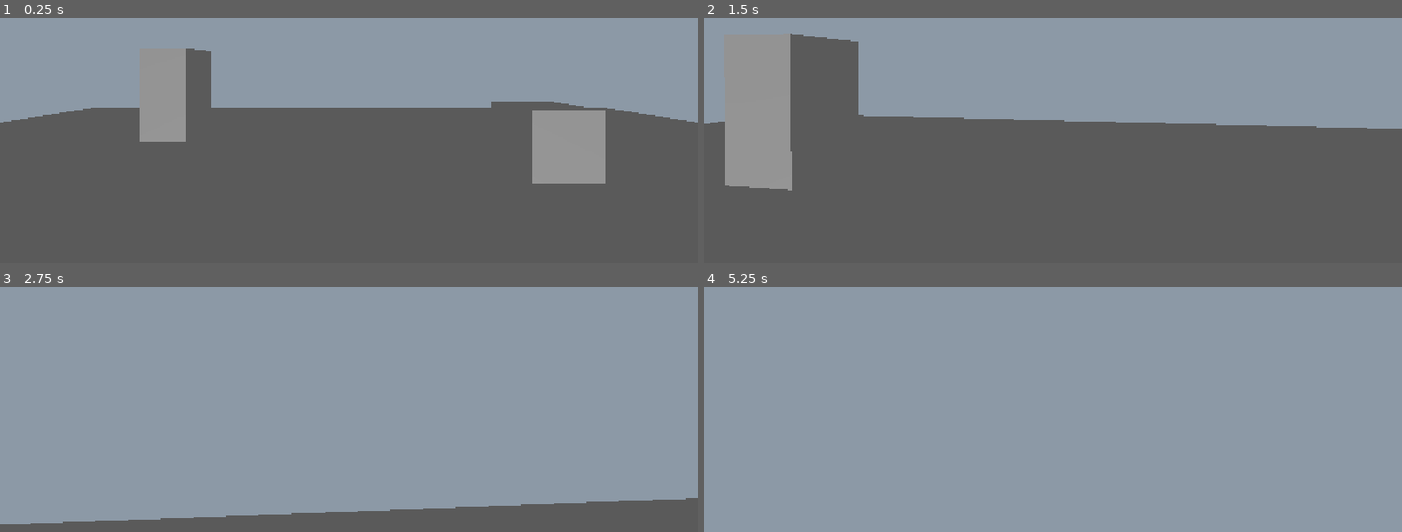
Above: before the commit, frames 1-4 (two rows, left to right).
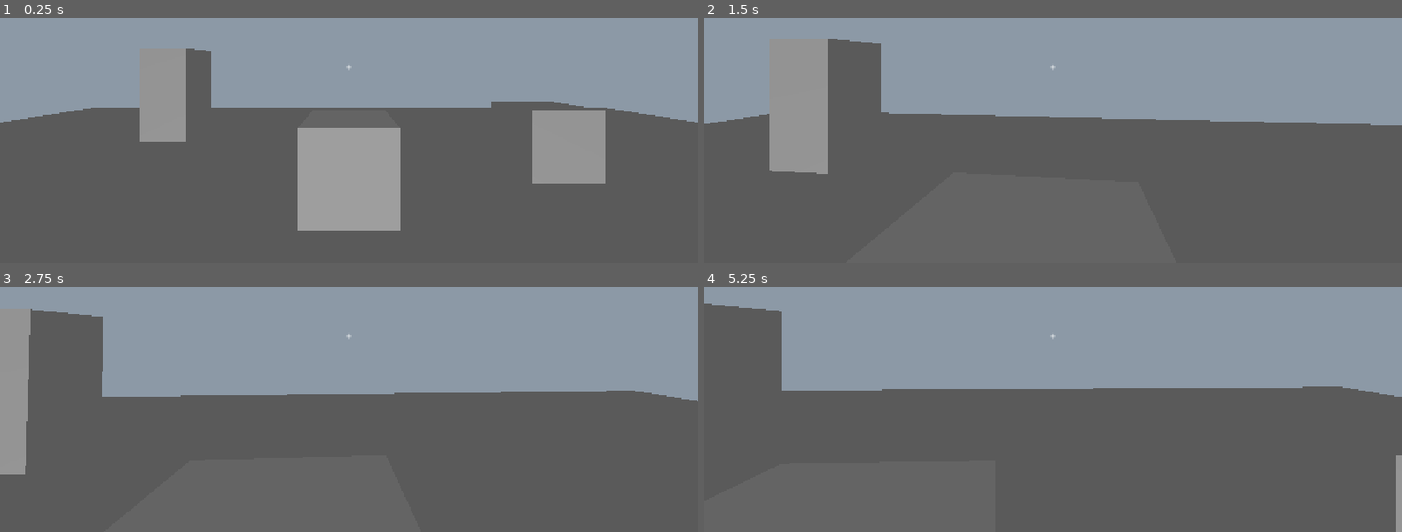
Above: after the commit, the same moments.

Repository: Hykev/game_dev_snacks
Game: Godot game, scene res://scenes/world/test_room.tscn
Two runs of this game, one before a commit and one after it. Both use one fixed random seed, a clock stepped at 60 frames per second and the inputs below.
Inputs (mouse positions are in pixels of both pictures, inside the frame that each line leads up to):
- Up to frame 1 (0.25 s): no input
- Up to frame 2 (1.5 s): tap Enter at 0.5 s; move the mouse to (1087, 64) at 0.52 s; hold E (interact) 0.53-1.28 s; hold W (move_forward) from 0.53 s (still down); move the mouse to (1018, 69) at 1.27 s; tap E (interact) at 1.35 s
- Up to frame 3 (2.75 s): keep holding W (move_forward); move the mouse to (362, 328) at 2.02 s; hold Shift (sprint) from 2.03 s (still down); tap E (interact) at 2.3 s
- Up to frame 4 (5.25 s): keep holding W (move_forward); move the mouse to (1046, 340) at 2.77 s; release Shift (sprint) at 2.78 s; tap E (interact) at 2.85, 4.55 s; tap Space at 3.5 s; move the mouse to (1101, 340) at 3.52 s; hold E (interact) 3.53-4.28 s; move the mouse to (997, 331) at 4.27 s; tap Shift (sprint) at 4.35 s; tap Enter at 5 s; move the mouse to (1059, 336) at 5.02 s; hold E (interact) from 5.03 s (still down)

The runs differ from the first frame. In frame 1, 6.2% of the frame differs, in the area x 42-58%, y 19-87%; in frame 2, 7.1%; in frame 3, 50%; in frame 4, 62%, in the area x 0-100%, y 6-100%.

Commit message:
Paso 3: componente Interactable, rayo del jugador y HUD de interacción
- Interactable (Area3D): texto de ayuda + señal interacted; el objeto padre
  decide qué hacer.
- Player: RayCast3D de 2 m; anuncia por EventBus solo cuando cambia lo que
  mira, y usa la acción "interact".
- EventBus: señal interaction_prompt_changed.
- HUD: punto de mira y «E · Texto»; lee la tecla del Input Map.
- test_room: DebugCube temporal que cambia de color al usarlo.

Co-Authored-By: Claude Opus 5.5 <noreply@anthropic.com>

Diff:
--- a/vending-machine-game/autoload/event_bus.gd
+++ b/vending-machine-game/autoload/event_bus.gd
@@ -9,3 +9,11 @@
 ## o una función aquí, probablemente pertenece a GameState u otro sistema.
 
 # Las señales se irán agregando conforme se programe cada sistema.
+
+# --- Interacción ---
+
+## El jugador empezó a mirar algo usable (prompt_text = "Sentarse", "Dormir"…)
+## o dejó de mirarlo (prompt_text vacío). El HUD la usa para mostrar u ocultar
+## la ayuda del centro de la pantalla.
+@warning_ignore("unused_signal")
+signal interaction_prompt_changed(prompt_text: String)
--- a/vending-machine-game/scenes/player/player.gd
+++ b/vending-machine-game/scenes/player/player.gd
@@ -29,11 +29,20 @@
 # La cabeza gira arriba/abajo; el cuerpo entero gira a los lados. Separarlos
 # evita que el jugador se incline al mirar al piso.
 @onready var _head: Node3D = %Head
+# Rayo que sale de la cámara hacia el frente: lo que toque es lo que "miras".
+# Su largo (target_position en la escena) es el alcance para usar objetos.
+@onready var _interact_ray: RayCast3D = %InteractRay
+
+# El Interactable que el jugador está mirando ahora (null si ninguno).
+var _current_interactable: Interactable = null
 
 
 func _ready() -> void:
 	# En primera persona el ratón debe quedar oculto y "atrapado" en la ventana.
 	Input.mouse_mode = Input.MOUSE_MODE_CAPTURED
+	# El rayo nace dentro de la cápsula del jugador: lo excluimos para que
+	# nunca se detecte a sí mismo.
+	_interact_ray.add_exception(self)
 
 
 func _unhandled_input(event: InputEvent) -> void:
@@ -45,6 +54,12 @@
 		_head.rotate_x(-motion.relative.y * mouse_sensitivity)
 		var max_pitch := deg_to_rad(max_pitch_degrees)
 		_head.rotation.x = clampf(_head.rotation.x, -max_pitch, max_pitch)
+
+	# Usar lo que estamos mirando. El jugador no sabe QUÉ hace el objeto:
+	# solo le avisa, y el objeto decide (llamar hacia abajo).
+	elif event.is_action_pressed("interact"):
+		if _current_interactable != null:
+			_current_interactable.interact(self)
 
 	# TEMPORAL hasta que exista el menú de pausa: Esc (acción integrada
 	# "ui_cancel") suelta el ratón, y un clic lo vuelve a capturar.
@@ -77,3 +92,20 @@
 	velocity.z = move_toward(velocity.z, target_velocity.z, acceleration * delta)
 
 	move_and_slide()
+	_update_interaction_target()
+
+
+## Revisa qué toca el rayo y, solo si cambió, lo anuncia por EventBus.
+## Avisar únicamente en el cambio evita mandar la misma señal 60 veces por
+## segundo; el HUD solo se entera cuando hay algo nuevo que mostrar.
+func _update_interaction_target() -> void:
+	var target: Interactable = null
+	if _interact_ray.is_colliding():
+		# Si el rayo toca una pared u otro objeto normal, esto queda en null.
+		target = _interact_ray.get_collider() as Interactable
+
+	if target == _current_interactable:
+		return
+	_current_interactable = target
+	var prompt: String = target.prompt_text if target != null else ""
+	EventBus.interaction_prompt_changed.emit(prompt)
--- a/vending-machine-game/scenes/player/player.tscn
+++ b/vending-machine-game/scenes/player/player.tscn
@@ -19,3 +19,8 @@
 
 [node name="Camera3D" type="Camera3D" parent="Head"]
 fov = 75.0
+
+[node name="InteractRay" type="RayCast3D" parent="Head/Camera3D"]
+unique_name_in_owner = true
+target_position = Vector3(0, 0, -2)
+collide_with_areas = true
--- /dev/null
+++ b/vending-machine-game/scenes/ui/hud/hud.gd
@@ -0,0 +1,43 @@
+extends CanvasLayer
+## HUD al caminar. Por ahora: punto de mira y texto de interacción.
+##
+## Nunca pregunta nada en _process: solo reacciona a señales del EventBus,
+## así no sabe ni le importa quién las emite.
+
+@onready var _prompt_label: Label = %PromptLabel
+
+# Nombre de la tecla asignada a "interact" (ej. "E"). Se lee del Input Map
+# en vez de escribir "E" fijo, para que respete si el jugador la reasigna.
+var _interact_key_name := ""
+
+
+func _ready() -> void:
+	_interact_key_name = _get_action_key_name("interact")
+	_prompt_label.hide()
+	EventBus.interaction_prompt_changed.connect(_on_interaction_prompt_changed)
+
+
+func _on_interaction_prompt_changed(prompt_text: String) -> void:
+	if prompt_text.is_empty():
+		_prompt_label.hide()
+		return
+	# Formato del GDD: «E · Sentarse». tr() permite traducirlo después.
+	_prompt_label.text = "%s · %s" % [_interact_key_name, tr(prompt_text)]
+	_prompt_label.show()
+
+
+## Devuelve el nombre legible de la primera tecla de una acción.
+## Si la acción usa "physical keycode" (posición de la tecla), lo convierte
+## a la letra real según la distribución del teclado del jugador.
+func _get_action_key_name(action: StringName) -> String:
+	for event in InputMap.action_get_events(action):
+		if event is InputEventKey:
+			var key_event := event as InputEventKey
+			var keycode := key_event.keycode
+			if keycode == KEY_NONE:
+				keycode = DisplayServer.keyboard_get_keycode_from_physical(key_event.physical_keycode)
+			# Respaldo: si no se pudo traducir, usar la posición física tal cual.
+			if keycode == KEY_NONE:
+				keycode = key_event.physical_keycode
+			return OS.get_keycode_string(keycode)
+	return "?"
--- /dev/null
+++ b/vending-machine-game/scenes/ui/hud/hud.tscn
@@ -0,0 +1,41 @@
+[gd_scene format=3]
+
+[ext_resource type="Script" path="res://scenes/ui/hud/hud.gd" id="1_hud"]
+
+[node name="HUD" type="CanvasLayer"]
+script = ExtResource("1_hud")
+
+[node name="Crosshair" type="Label" parent="."]
+anchors_preset = 8
+anchor_left = 0.5
+anchor_top = 0.5
+anchor_right = 0.5
+anchor_bottom = 0.5
+offset_left = -10.0
+offset_top = -14.0
+offset_right = 10.0
+offset_bottom = 14.0
+grow_horizontal = 2
+grow_vertical = 2
+mouse_filter = 2
+text = "+"
+horizontal_alignment = 1
+vertical_alignment = 1
+
+[node name="PromptLabel" type="Label" parent="."]
+unique_name_in_owner = true
+anchors_preset = 8
+anchor_left = 0.5
+anchor_top = 0.5
+anchor_right = 0.5
+anchor_bottom = 0.5
+offset_left = -200.0
+offset_top = 24.0
+offset_right = 200.0
+offset_bottom = 52.0
+grow_horizontal = 2
+grow_vertical = 2
+mouse_filter = 2
+text = "E · Usar"
+horizontal_alignment = 1
+vertical_alignment = 1
--- /dev/null
+++ b/vending-machine-game/scenes/world/interactables/debug_interact_cube.gd
@@ -0,0 +1,28 @@
+extends StaticBody3D
+## TEMPORAL, solo para probar el componente Interactable en test_room.
+## Ejemplo del patrón que usarán la máquina, la cama, etc.: el objeto
+## escucha la señal `interacted` de su hijo Interactable y decide qué hacer.
+
+# Colores entre los que alterna el cubo cada vez que se usa.
+const COLOR_A := Color(0.6, 0.6, 0.6)
+const COLOR_B := Color(0.9, 0.75, 0.2)
+
+@onready var _interactable: Interactable = $Interactable
+@onready var _mesh: MeshInstance3D = $MeshInstance3D
+
+# Material propio creado aquí (no con load()) para poder cambiarle el color
+# sin afectar a otros cubos que comparten la misma malla.
+var _material := StandardMaterial3D.new()
+var _toggled := false
+
+
+func _ready() -> void:
+	_material.albedo_color = COLOR_A
+	_mesh.material_override = _material
+	_interactable.interacted.connect(_on_interacted)
+
+
+func _on_interacted(by: Node) -> void:
+	_toggled = not _toggled
+	_material.albedo_color = COLOR_B if _toggled else COLOR_A
+	print("Interactable usado por %s" % by.name)
--- /dev/null
+++ b/vending-machine-game/scenes/world/interactables/interactable.gd
@@ -0,0 +1,21 @@
+class_name Interactable
+extends Area3D
+## Componente reutilizable: convierte cualquier objeto en algo que se usa con E.
+##
+## Se agrega como hijo del objeto (máquina, cama, baño, TV…) junto con su
+## propio CollisionShape3D. Este componente NO decide qué pasa al usarlo:
+## solo avisa con la señal `interacted`, y el script del objeto padre
+## responde. Así todas las zonas del apartamento comparten la misma pieza y
+## agregar una nueva es configurar datos, no programar un sistema.
+
+## Se emite cuando el jugador lo usa. `by` es quien lo usó (el jugador).
+signal interacted(by: Node)
+
+## Texto de la acción que se muestra en pantalla ("Sentarse", "Dormir").
+## Pasa por tr() en el HUD, así que también sirve como clave de traducción.
+@export var prompt_text: String = "Usar"
+
+
+## El jugador lo llama al presionar la acción "interact" mientras lo mira.
+func interact(by: Node) -> void:
+	interacted.emit(by)
--- a/vending-machine-game/scenes/world/test_room.tscn
+++ b/vending-machine-game/scenes/world/test_room.tscn
@@ -1,6 +1,9 @@
 [gd_scene format=3]
 
 [ext_resource type="PackedScene" path="res://scenes/player/player.tscn" id="1_player"]
+[ext_resource type="PackedScene" path="res://scenes/ui/hud/hud.tscn" id="2_hud"]
+[ext_resource type="Script" path="res://scenes/world/interactables/debug_interact_cube.gd" id="3_debug_cube"]
+[ext_resource type="Script" path="res://scenes/world/interactables/interactable.gd" id="4_interactable"]
 
 [sub_resource type="Environment" id="Environment_room"]
 background_mode = 1
@@ -18,6 +21,9 @@
 [sub_resource type="BoxMesh" id="BoxMesh_cube"]
 
 [sub_resource type="BoxShape3D" id="BoxShape3D_cube"]
+
+[sub_resource type="BoxShape3D" id="BoxShape3D_interact"]
+size = Vector3(1.1, 1.1, 1.1)
 
 [node name="TestRoom" type="Node3D"]
 
@@ -54,4 +60,23 @@
 [node name="CollisionShape3D" type="CollisionShape3D" parent="CubeB"]
 shape = SubResource("BoxShape3D_cube")
 
+[node name="DebugCube" type="StaticBody3D" parent="."]
+transform = Transform3D(1, 0, 0, 0, 1, 0, 0, 0, 1, 0, 0.5, -3)
+script = ExtResource("3_debug_cube")
+
+[node name="MeshInstance3D" type="MeshInstance3D" parent="DebugCube"]
+mesh = SubResource("BoxMesh_cube")
+
+[node name="CollisionShape3D" type="CollisionShape3D" parent="DebugCube"]
+shape = SubResource("BoxShape3D_cube")
+
+[node name="Interactable" type="Area3D" parent="DebugCube"]
+script = ExtResource("4_interactable")
+prompt_text = "Probar"
+
+[node name="CollisionShape3D" type="CollisionShape3D" parent="DebugCube/Interactable"]
+shape = SubResource("BoxShape3D_interact")
+
 [node name="Player" parent="." instance=ExtResource("1_player")]
+
+[node name="HUD" parent="." instance=ExtResource("2_hud")]
Not shown, added: vending-machine-game/scenes/ui/hud/hud.gd.uid
Not shown, added: vending-machine-game/scenes/world/interactables/debug_interact_cube.gd.uid
Not shown, added: vending-machine-game/scenes/world/interactables/interactable.gd.uid
